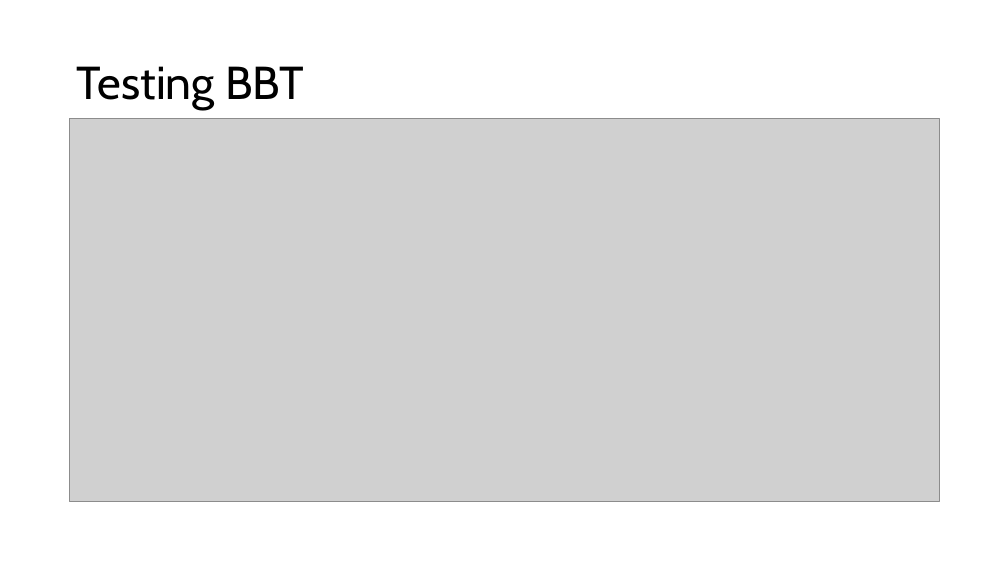
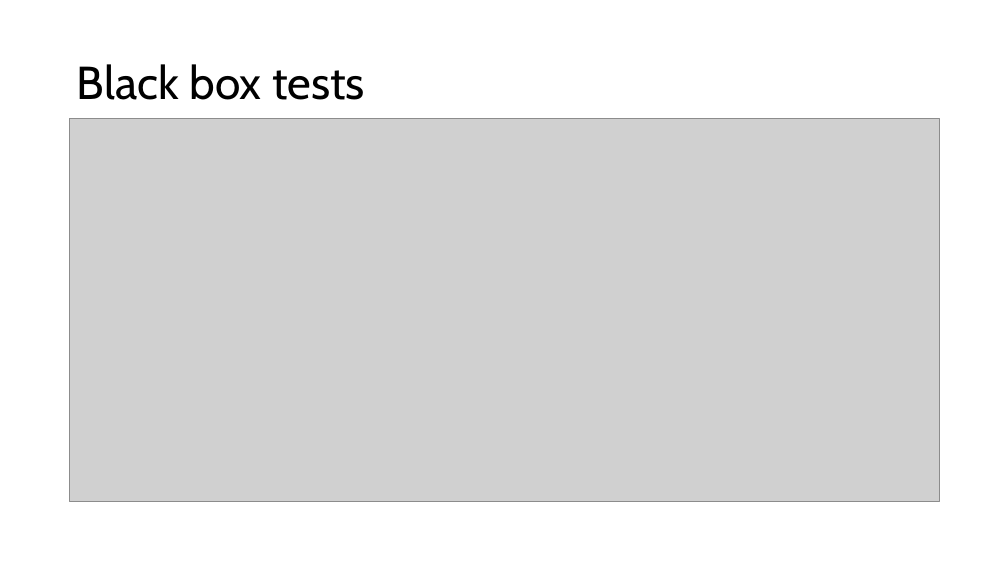
Before and after one commit to DavidSushames/LibraryApp, a slide deck: slide 12 of Presentation Slides.pptx. Drawn at 1008x567 pixels with LibreOffice and Linux fonts; fonts in the diff are those of the drawing; grey boxes stand for pictures. Boxes give left, top, right and bottom in pixels: in the first picture for what was removed or moved away, otherwise in the second. Text is boxed around its words. In the diff, an @@ line names an element or a change of style, - is before the commit and + after.

```diff
--- a/Presentation Slides.pptx
+++ b/Presentation Slides.pptx
@@ title at <box>77,64,365,100</box>: text changed @@
-Testing BBT
+Black box tests
```
Also in this commit, not shown: 5 other slides changed, 1 other file.
